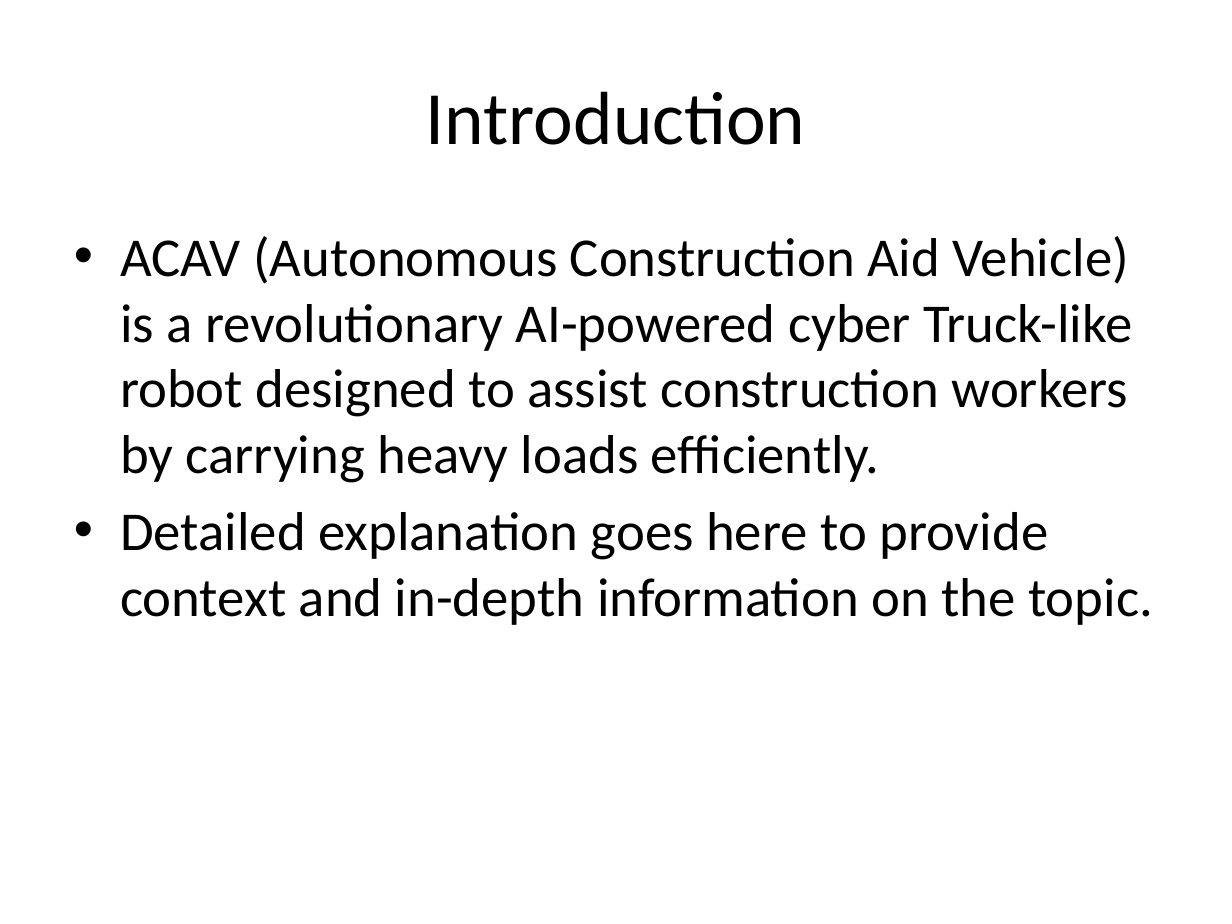
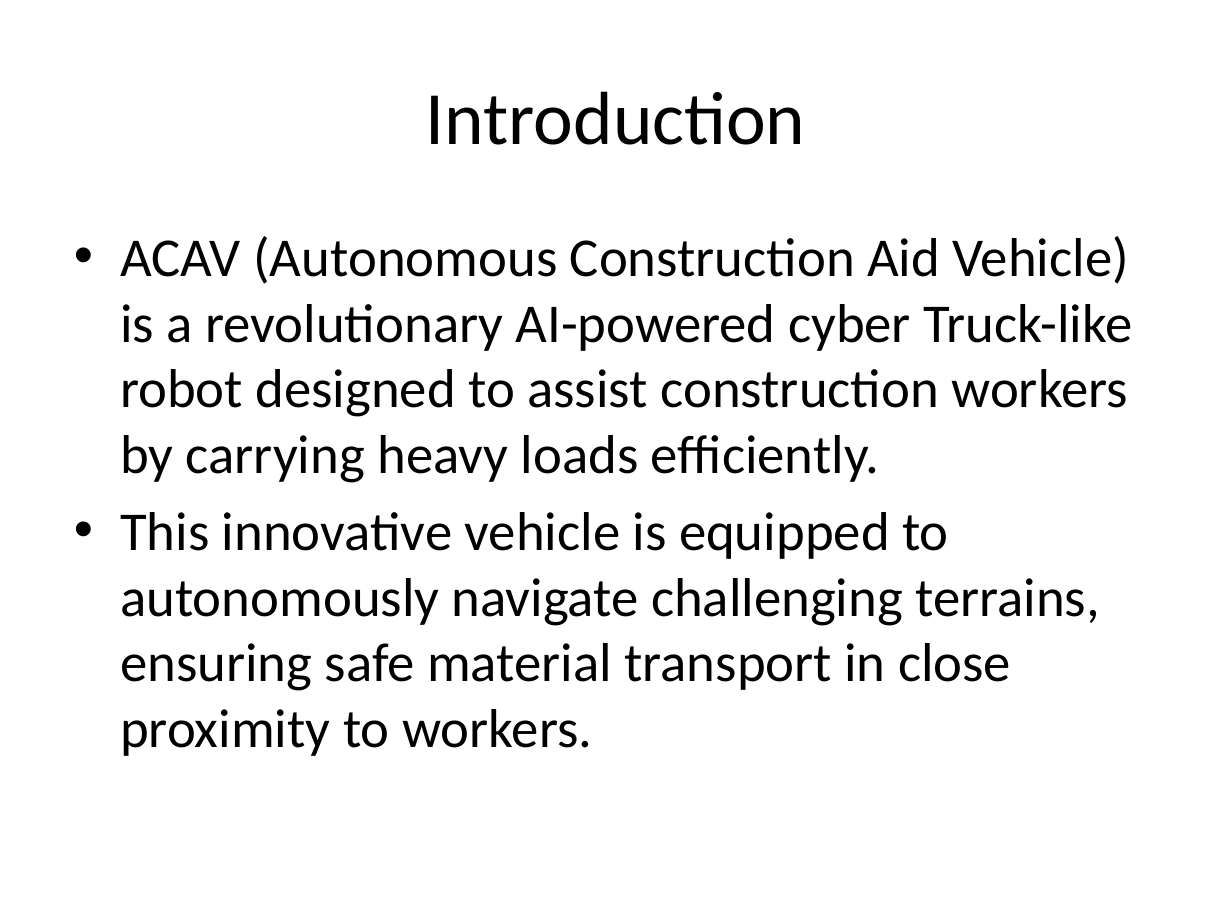
Before and after one commit to Dawn-Of-Justice/ACAV, a slide deck: slide 3 of MiniProj.pptx (slide 2 before the commit). Drawn at 1232x924 pixels with LibreOffice and Linux fonts; fonts in the diff are those of the drawing. Boxes give left, top, right and bottom in pixels: in the first picture for what was removed or moved away, otherwise in the second. Text is boxed around its words. In the diff, an @@ line names an element or a change of style, - is before the commit and + after.

```diff
--- a/MiniProj.pptx
+++ b/MiniProj.pptx
@@ text at box(120, 512, 1100, 756): text changed @@
-• Detailed explanation goes here to provide context and in-depth information on the topic.
+• This innovative vehicle is equipped to autonomously navigate challenging terrains, ensuring safe material transport in close proximity to workers.
```
Also in this commit, not shown: 2 other slides changed, 1 slide added, 1 other file.
